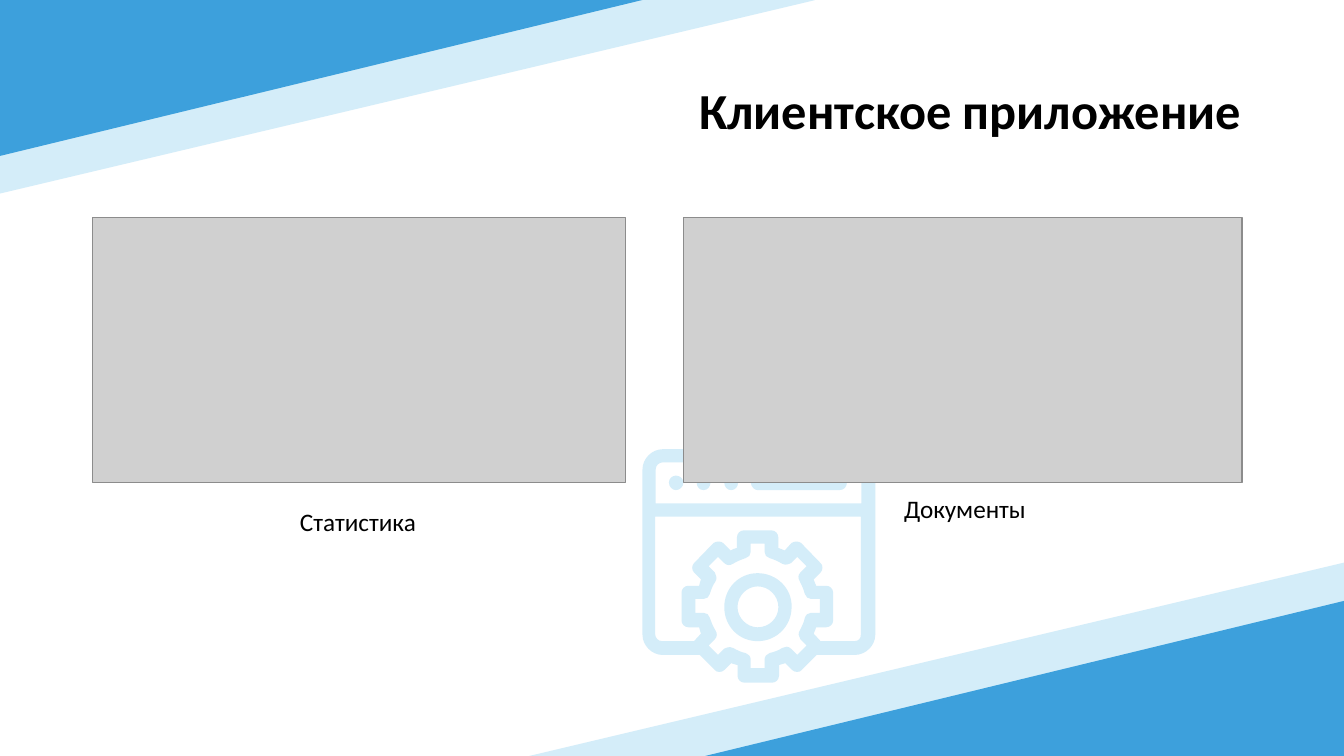
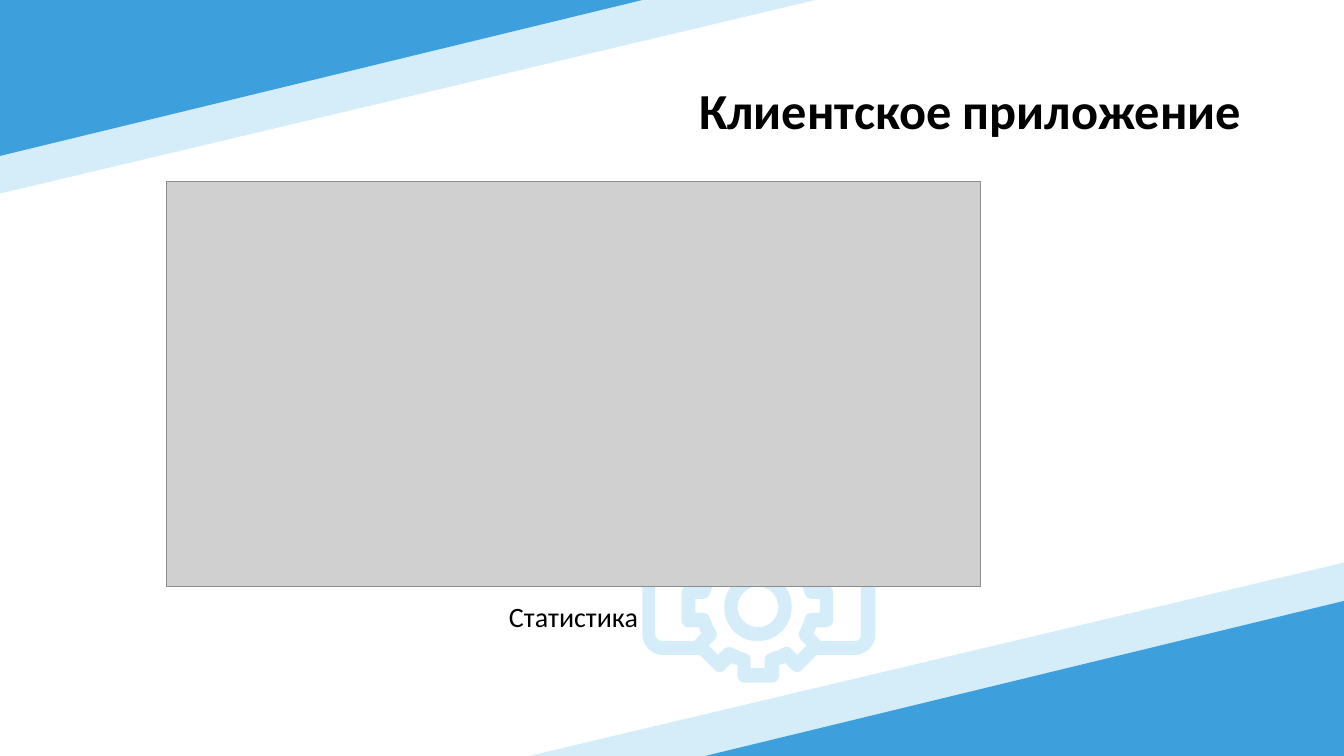
Before and after one commit to Immortian/ASP.NET-Core-HRM, a slide deck: slide 13 of Документация/Презентация.pptx (slide 12 before the commit). Drawn at 1344x756 pixels with LibreOffice and Linux fonts; fonts in the diff are those of the drawing; grey boxes stand for pictures. Boxes give left, top, right and bottom in pixels: in the first picture for what was removed or moved away, otherwise in the second. Text is boxed around its words. In the diff, an @@ line names an element or a change of style, - is before the commit and + after.

```diff
--- a/Документация/Презентация.pptx
+++ b/Документация/Презентация.pptx
@@ picture: place and size @@
-picture at (93, 218, 626, 483)
+picture at (166, 181, 981, 586)
@@ picture removed at (685, 218, 1243, 483) @@
@@ group removed at (669, 476, 848, 490): 4 freeform shapes @@
@@ text removed at (904, 501, 1026, 522) @@
-Документы
@@ text "Статистика": place and size @@
-text "Статистика" at (300, 514, 416, 532)
+text "Статистика" at (509, 608, 638, 628)
@@ text "Статистика" at (509, 608, 638, 628): size 18 to 20 pt; alignment left to centre @@
```
Also in this commit, not shown: 11 other slides changed, 3 slides added, 1 slide removed, 38 other files.
